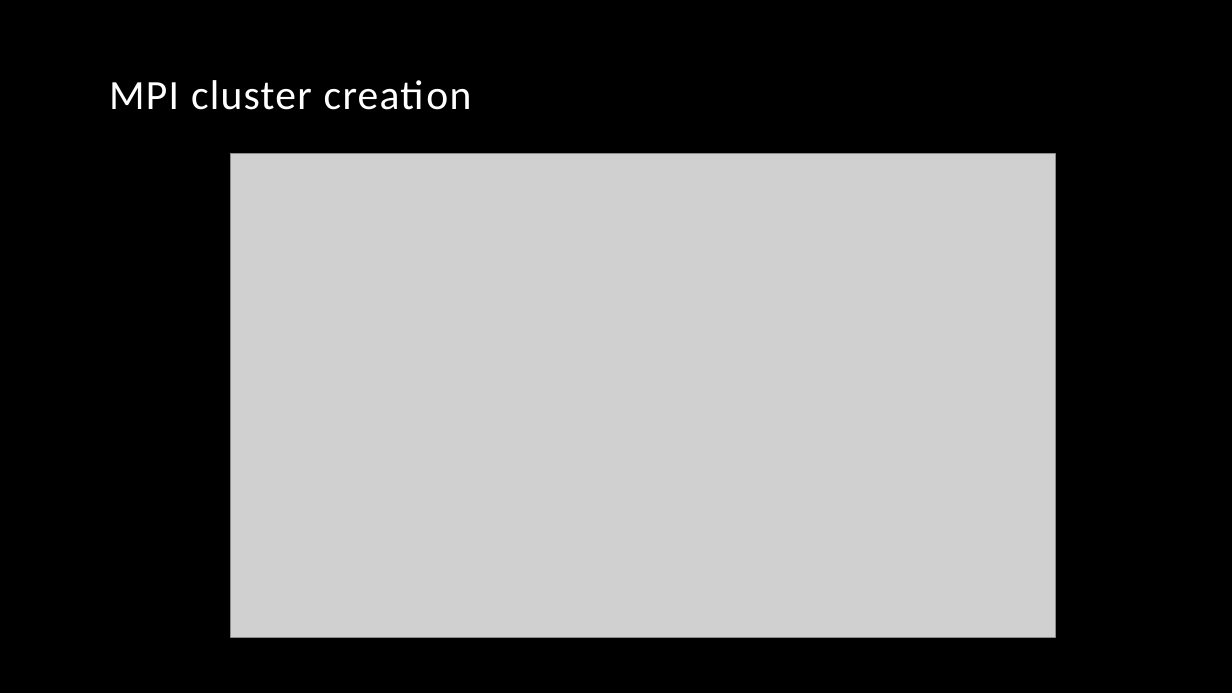
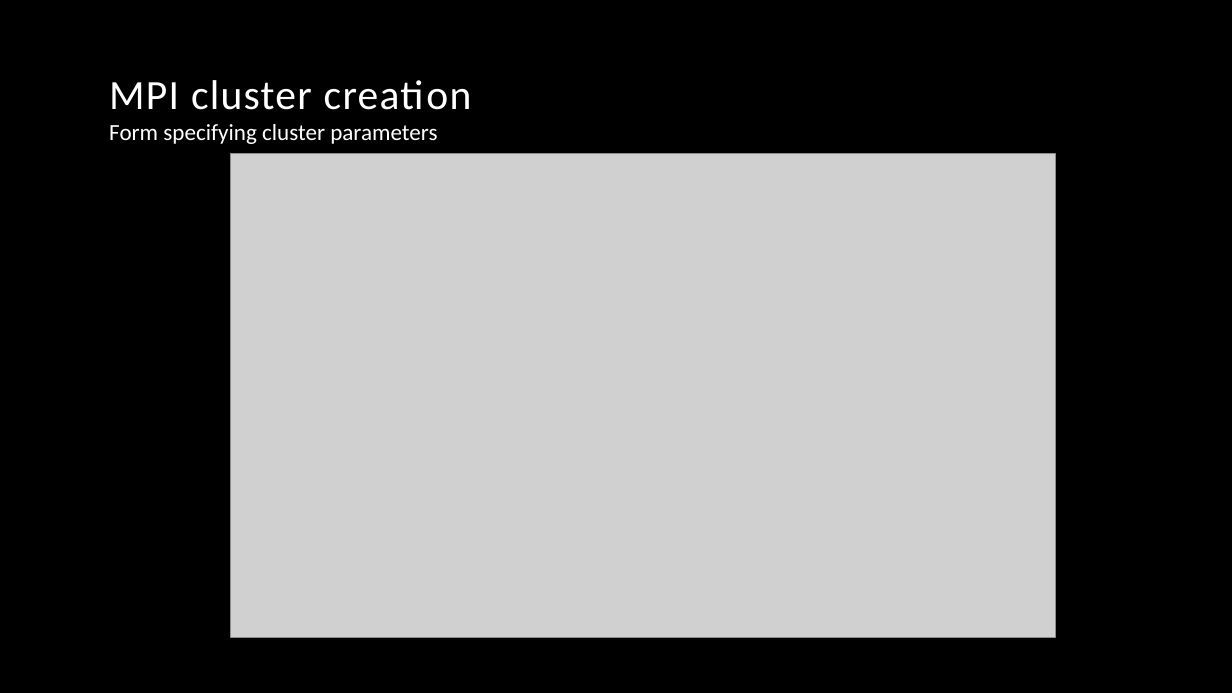
Before and after one commit to vincentpaul12/SkyLab-Files, a slide deck: slide 12 of pcsc_skylab.pptx (slide 13 before the commit). Drawn at 1232x693 pixels with LibreOffice and Linux fonts; fonts in the diff are those of the drawing; grey boxes stand for pictures; background and template pictures are left out. Boxes give left, top, right and bottom in pixels: in the first picture for what was removed or moved away, otherwise in the second. Text is boxed around its words. In the diff, an @@ line names an element or a change of style, - is before the commit and + after.

```diff
--- a/pcsc_skylab.pptx
+++ b/pcsc_skylab.pptx
@@ text added at (x1=109, y1=124, x2=437, y2=144), 18 pt, text #FFFFFF @@
+Form specifying cluster parameters
```
Also in this commit, not shown: 7 other slides changed, 7 slides added, 4 slides removed.
